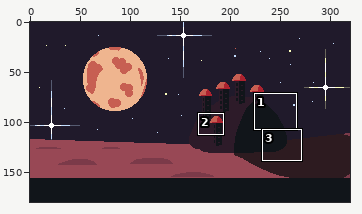
Two states of a pixel-art file, Assets/Resources/sprite/bg/map_background.ase. Above: a wide view before the commit, with the close-up outlined.
Close-up. First the earlier version:
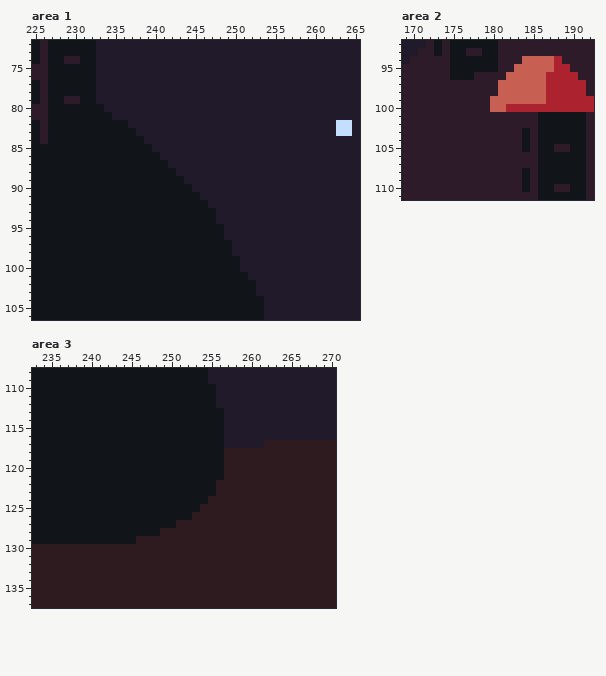
320x180 pixels, 1 frame. Shown: area 1: x 225..265, y 72..106; area 2: x 169..192, y 92..111; area 3: x 233..270, y 108..137. The commit also changed other parts of the picture, which this record leaves out.
The result:
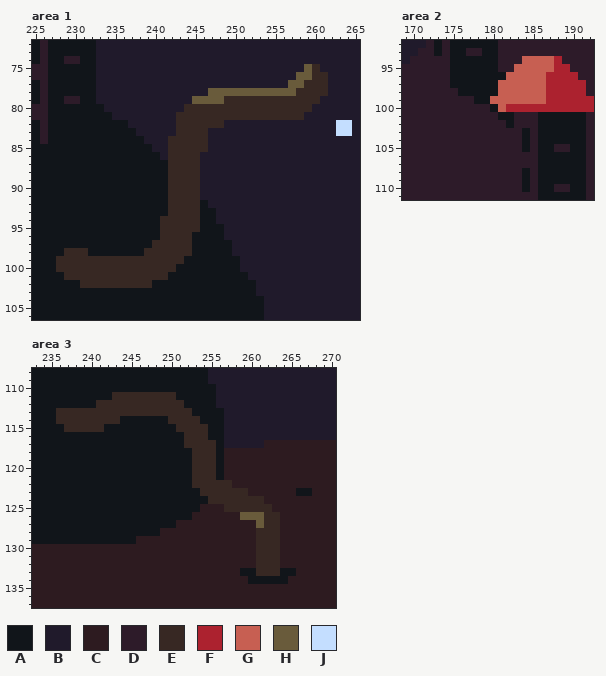
Palette (. is transparent): A #11151a  B #201a2b  C #2d1b20  D #2d1b29  E #372823  F #ac222f  G #c75f52  H #695b3b  J #c4deff
Diff:
layer "tentac" added
Changed rows in their new state; - is an unchanged pixel.
Area 1, layer "tentac":
first column x 228:
 75 -------------------------------HE-
 76 ------------------------------HHEE
 77 -----------------------------HHEEE
 78 -------------------HHHHHHHHHHHEEEE
 79 -----------------HHHHEEEEEEEEEEEE-
 80 ----------------EEEEEEEEEEEEEEEE--
 81 ---------------EEEEEEEEEEEEEEEE---
 82 ---------------EEEEEE-------------
 83 ---------------EEEE---------------
 84 --------------EEEEE---------------
 85 --------------EEEEE---------------
 86 --------------EEEE----------------
 87 --------------EEEE----------------
 88 --------------EEEE----------------
 89 --------------EEEE----------------
 90 --------------EEEE----------------
 91 --------------EEEE----------------
 92 --------------EEEE----------------
 93 --------------EEEE----------------
 94 -------------EEEEE----------------
 95 -------------EEEEE----------------
 96 -------------EEEE-----------------
 97 ------------EEEEE-----------------
 98 -EEE-------EEEEEE-----------------
 99 EEEEEEEEEEEEEEEE------------------
100 EEEEEEEEEEEEEEE-------------------
101 -EEEEEEEEEEEEE--------------------
102 ---EEEEEEEEE----------------------
Area 2, layer "new thing":
first column x 175:
 96 ---AAAA-
 97 AAAAAA--
 98 -AAAAA--
 99 ---AA---
100 -----A--
101 ------AA
102 -------A
Area 3, layer "tentac":
first column x 236:
111 -------EEEEEEEE-----------------
112 -----EEEEEEEEEEE----------------
113 EEEEEEEEEEEEEEEEE---------------
114 EEEEEEEE------EEEE--------------
115 -EEEEE---------EEEE-------------
116 ----------------EEE-------------
117 ----------------EEEE------------
118 -----------------EEE------------
119 -----------------EEE------------
120 -----------------EEE------------
121 -----------------EEE------------
122 -----------------EEEEE----------
123 ------------------EEEEEE------AA
124 -------------------EEEEEEE------
125 ---------------------EEEEEE-----
126 -----------------------HHHEE----
127 -------------------------HEE----
128 -------------------------EEE----
129 -------------------------EEE----
130 -------------------------EEE----
131 -------------------------EEE----
132 -------------------------EEE----
133 -----------------------AAEEEAA--
134 ------------------------AAAAA---
Where, in picture pixels (left, top, right, bottom), the same in both close-ups:
changed: (56, 64, 328, 288)
changed: (450, 72, 514, 128)
changed: (56, 392, 312, 584)
